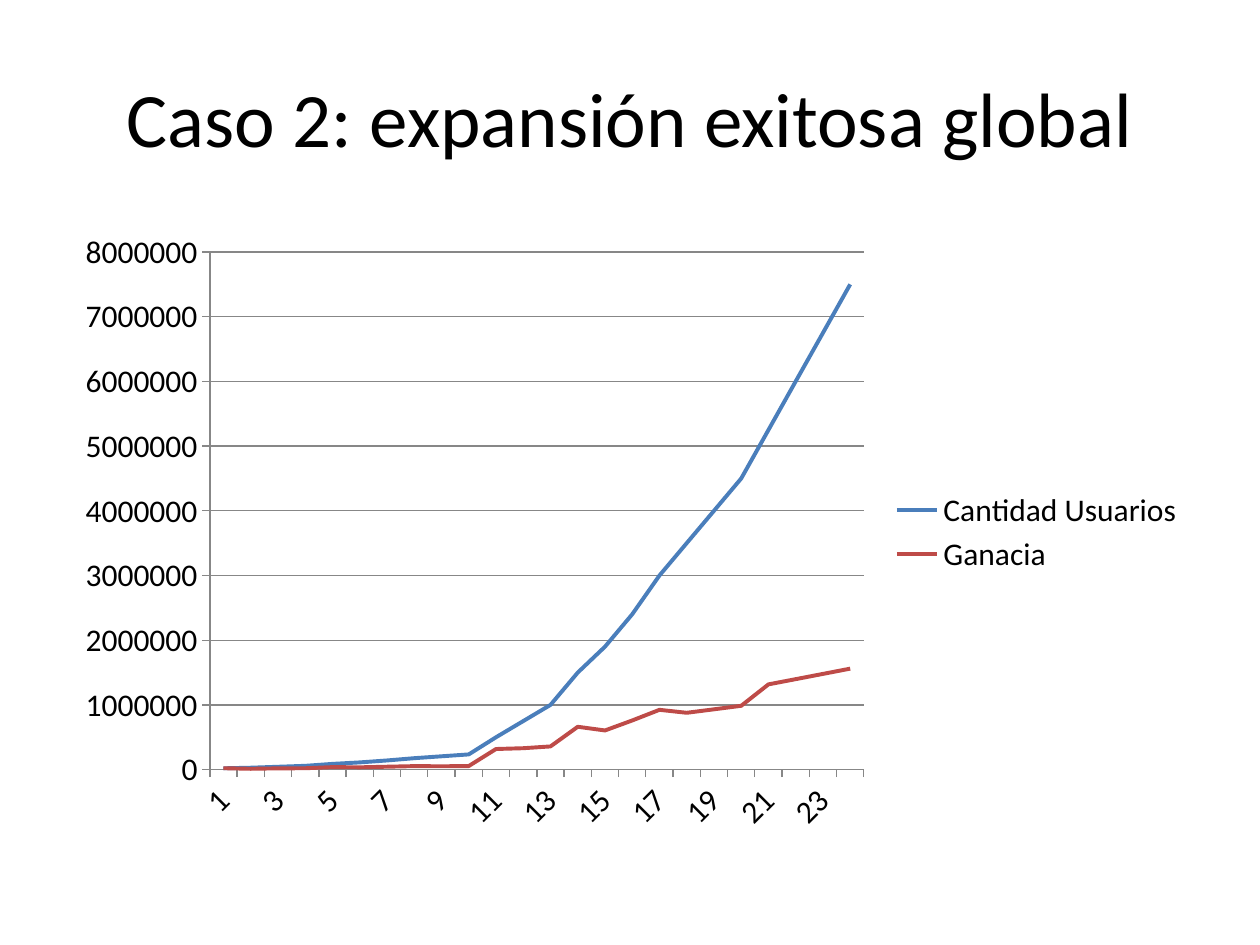
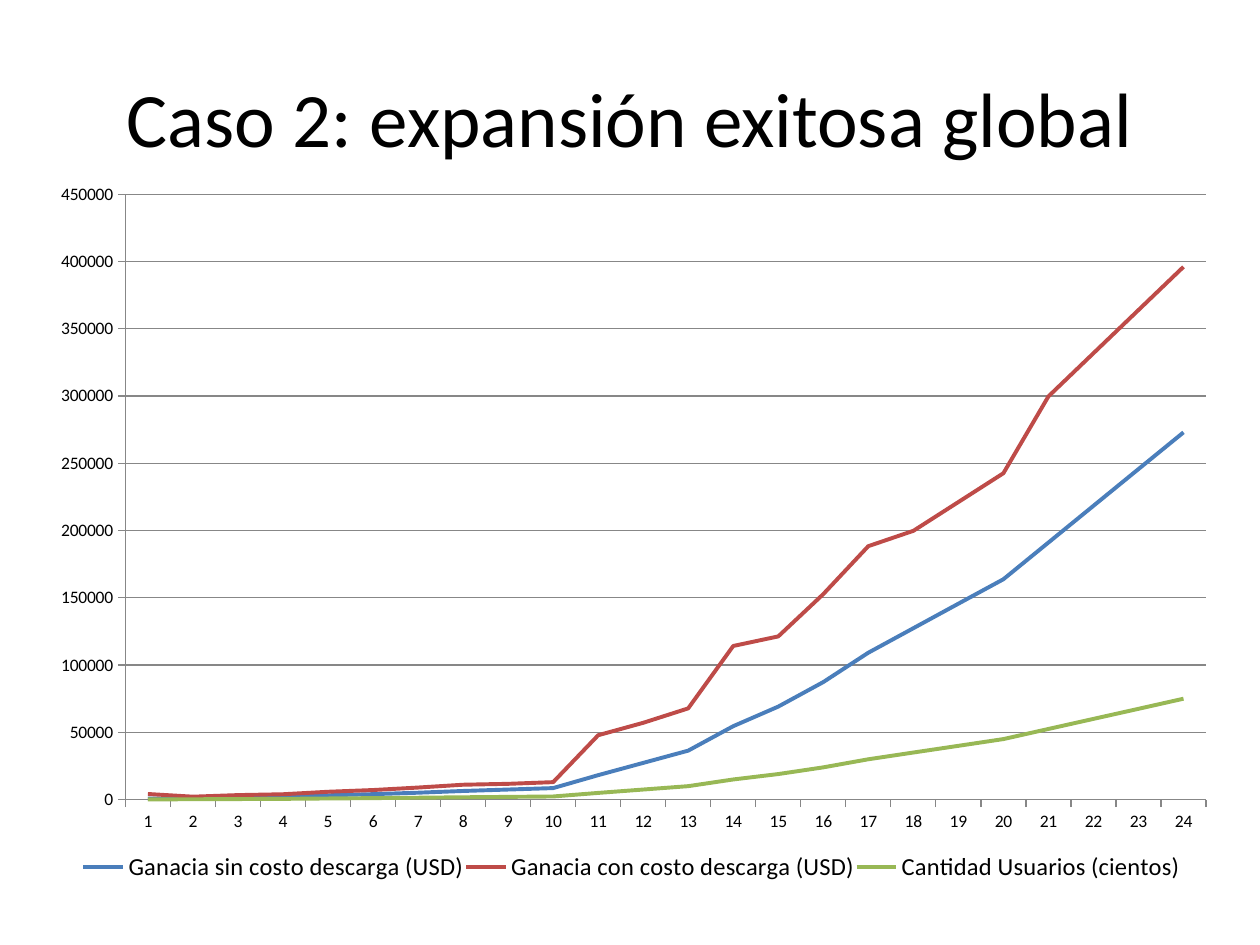
Before and after one commit to dschenkelman/taller-proyectos, a slide deck: slide 8 of Assets/Presentación negocio.pptx (slide 9 before the commit). Drawn at 1260x945 pixels with LibreOffice and Linux fonts; fonts in the diff are those of the drawing. Boxes give left, top, right and bottom in pixels: in the first picture for what was removed or moved away, otherwise in the second. Text is boxed around its words. In the diff, an @@ line names an element or a change of style, - is before the commit and + after.

```diff
--- a/Assets/Presentación negocio.pptx
+++ b/Assets/Presentación negocio.pptx
@@ line chart at bbox=[44, 175, 1225, 920] @@
-Cantidad Usuarios: 0, 0, 0, 100000, 100000, 100000, 100000, 200000, 200000, 200000, 500000, 800000, 1000000, 1500000, 1900000, 2400000, 3000000, 3500000, 4000000, 4500000, 5200000, 6000000, 6800000, 7500000
+Ganacia sin costo descarga (USD): 0, 0, 0, 0, 0, 0, 10000, 10000, 10000, 10000, 20000, 30000, 40000, 50000, 70000, 90000, 110000, 130000, 150000, 160000, 190000, 220000, 250000, 270000
-Ganacia: 0, 0, 0, 0, 0, 0, 0, 100000, 100000, 100000, 300000, 300000, 400000, 700000, 600000, 800000, 900000, 900000, 900000, 1000000, 1300000, 1400000, 1500000, 1600000
+Ganacia con costo descarga (USD): 0, 0, 0, 0, 10000, 10000, 10000, 10000, 10000, 10000, 50000, 60000, 70000, 110000, 120000, 150000, 190000, 200000, 220000, 240000, 300000, 330000, 360000, 400000
+Cantidad Usuarios (cientos): 0, 0, 0, 0, 0, 0, 0, 0, 0, 0, 0, 10000, 10000, 20000, 20000, 20000, 30000, 40000, 40000, 40000, 50000, 60000, 70000, 80000
@@ legend changed @@
@@ plot area changed @@
@@ lettering changed @@
@@ line chart: place and size @@
-line chart at bbox=[63, 220, 1197, 844]
+line chart at bbox=[44, 175, 1225, 920]
```
Also in this commit, not shown: 1 other slide changed, 1 slide added, 1 slide removed, 2 other files.
